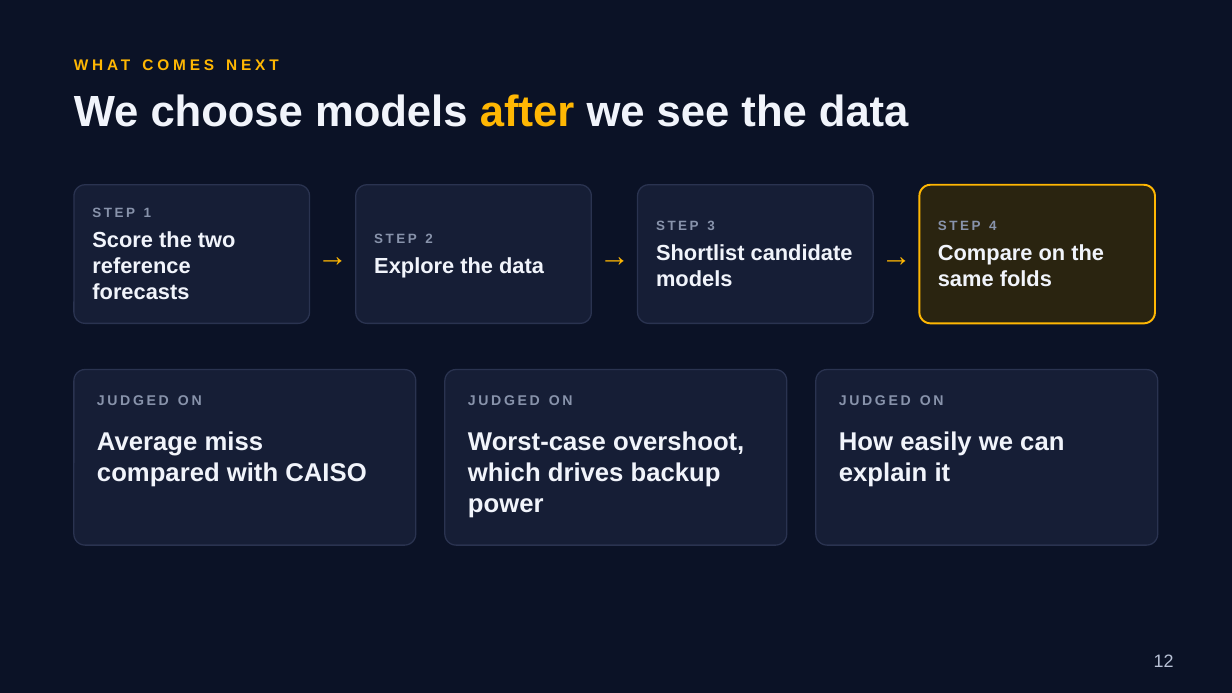
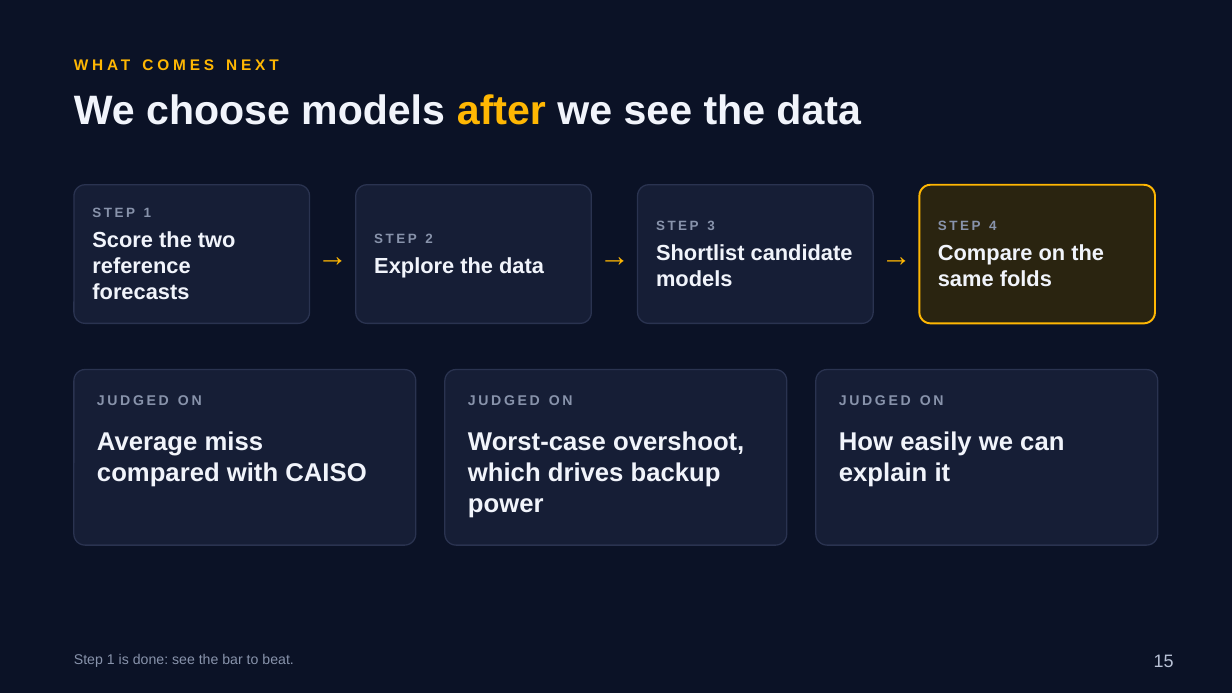
Before and after one commit to RaulSolaNavarro/caiso-solar-forecast, a slide deck: slide 15 of deck/capstone2/Capstone2_Deck.pptx (slide 12 before the commit). Drawn at 1232x693 pixels with LibreOffice and Linux fonts; fonts in the diff are those of the drawing. Boxes give left, top, right and bottom in pixels: in the first picture for what was removed or moved away, otherwise in the second. Text is boxed around its words. In the diff, an @@ line names an element or a change of style, - is before the commit and + after.

```diff
--- a/deck/capstone2/Capstone2_Deck.pptx
+++ b/deck/capstone2/Capstone2_Deck.pptx
@@ text "We choose models after we ..." at box(74, 94, 860, 125): size 34 to 32 pt @@
@@ text added at box(74, 654, 293, 667), 11 pt, text #8893AB @@
+Step 1 is done: see the bar to beat.
@@ page number at box(1154, 654, 1174, 667): text changed @@
-12
+15
```
Also in this commit, not shown: 14 other slides changed, 4 slides added, 1 slide removed, 6 other files.
